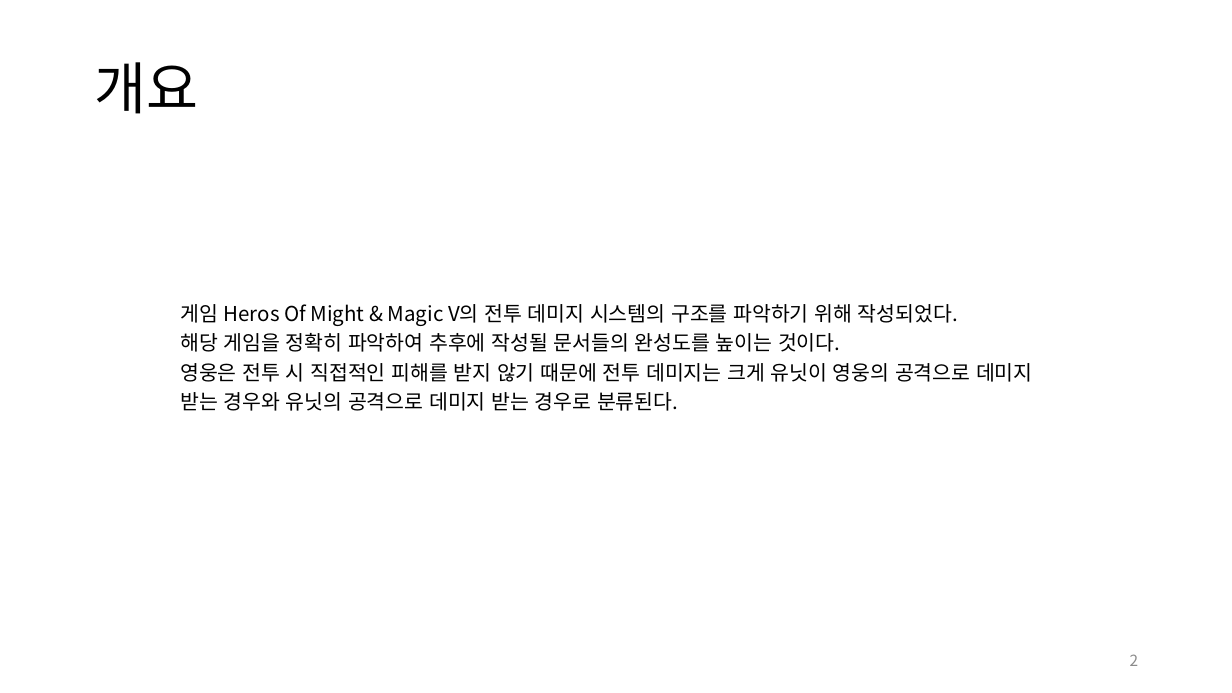
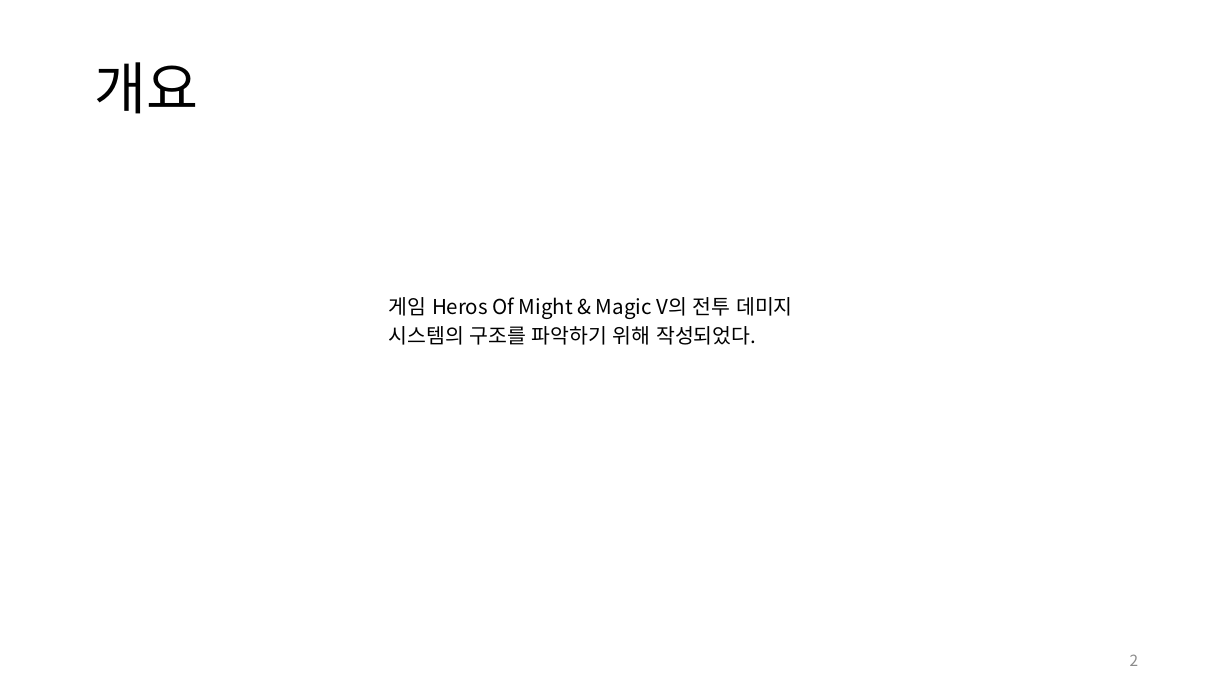
Before and after one commit to yjk0401/unityenginebasic_9th, a slide deck: slide 2 of 기획/마이트앤매직/히어로즈 오브 마이트 앤 매직 5 역기획서.pptx. Drawn at 1232x693 pixels with LibreOffice and Linux fonts; fonts in the diff are those of the drawing. Boxes give left, top, right and bottom in pixels: in the first picture for what was removed or moved away, otherwise in the second. Text is boxed around its words. In the diff, an @@ line names an element or a change of style, - is before the commit and + after.

```diff
--- a/기획/마이트앤매직/히어로즈 오브 마이트 앤 매직 5 역기획서.pptx
+++ b/기획/마이트앤매직/히어로즈 오브 마이트 앤 매직 5 역기획서.pptx
@@ table at (x1=380, y1=286, x2=853, y2=349) @@
-row 1, column 1: 게임 Heros Of Might & Magic V의 전투 데미지 시스템의 구조를 파악하기 위해 작성되었다. / 해당 게임을 정확히 파악하여 추후에 작성될 문서들의 완성도를 높이는 것이다. / 영웅은 전투 시 직접적인 피해를 받지 않기 때문에 전투 데미지는 크게 유닛이 영웅의 공격으로 데미지 받는 경우와 유닛의 공격으로 데미지 받는 경우로 분류된다.
+row 1, column 1: 게임 Heros Of Might & Magic V의 전투 데미지 / 시스템의 구조를 파악하기 위해 작성되었다.
@@ table resized from (x1=171, y1=293, x2=1061, y2=415) to (x1=380, y1=286, x2=853, y2=349) @@
```
Also in this commit, not shown: 4 other slides changed, 6 slides added, 2 other files.
